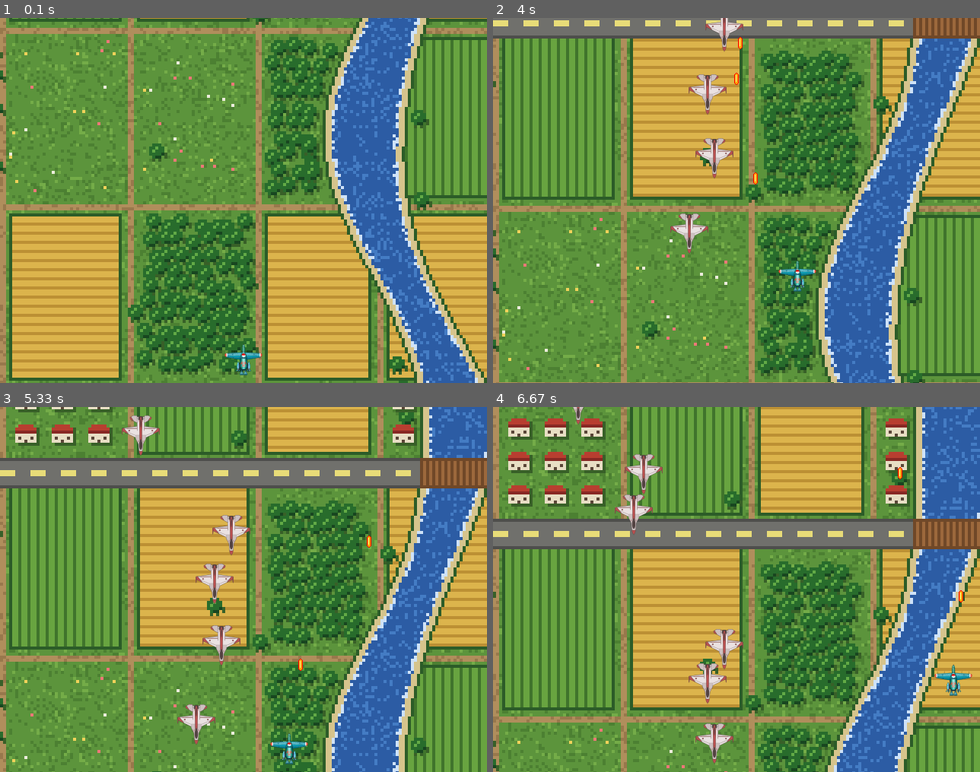
Above: before the commit, frames 1-4 (two rows, left to right).
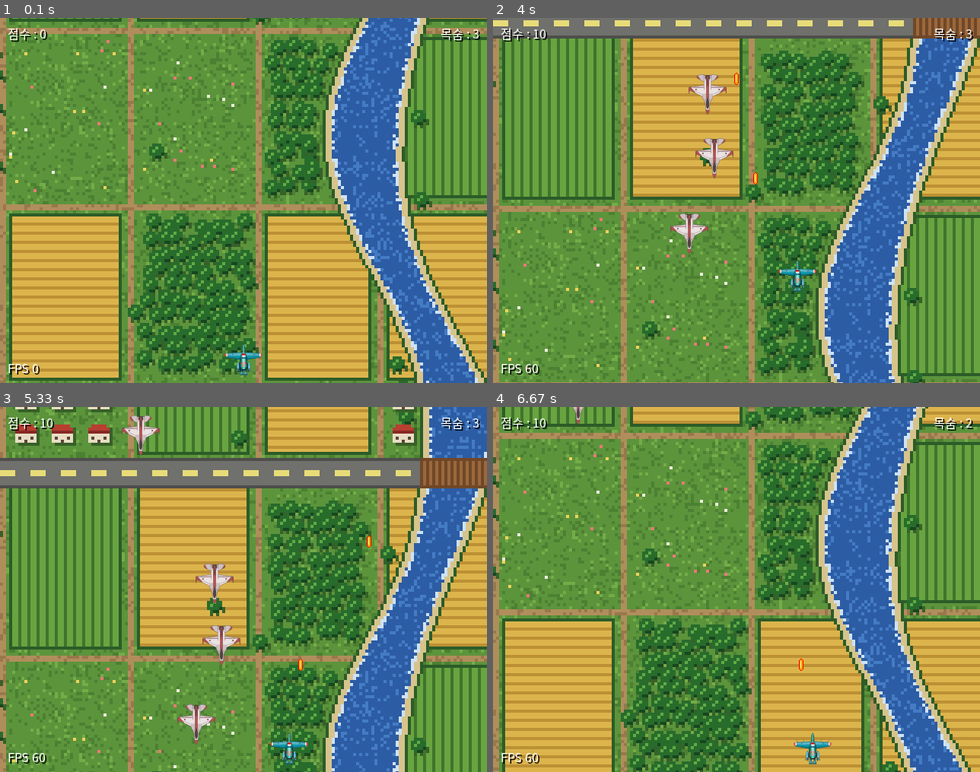
Above: after the commit, the same moments.

Repository: icesnake72/pygame
Game: pygame game, started from sky_defender.py
Same seed, same stepped clock (60 frames per second), same inputs: the game is played once before the commit and once after it.
Inputs:
- Up to frame 1 (0.1 s): no input
- Up to frame 2 (4 s): tap Space at 0.33, 0.73, 1.03, 1.23, 1.57, 1.87, 2.07, 2.37, 2.63, 2.97, 3.27, 3.4, 3.8 s; hold Right 0.67-1.13 s; hold Up 1.17-1.47 s; hold Right 1.5-1.97 s; hold Left 2-2.53 s; hold Down 2.57-2.87 s; hold Left 2.9-3.3 s; hold Up 3.33-3.7 s; hold Right from 3.73 s (still down)
- Up to frame 3 (5.33 s): tap Space at 4.1, 4.47, 4.87, 5.17 s; release Right at 4.37 s; hold Down 4.4-4.77 s; hold Left 4.8-5.27 s; hold Right from 5.3 s (still down)
- Up to frame 4 (6.67 s): tap Space at 5.37, 5.67, 5.87, 6.2, 6.5 s; release Right at 5.77 s; hold Up 5.8-6.1 s; hold Right 6.13-6.6 s; hold Left from 6.63 s (still down)

The runs differ from the first frame. In frame 1, 0.4% of the frame differs, in the area x 1-99%, y 2-98%; in frame 2, 0.7%; in frame 3, 0.8%; in frame 4, 80%, in the area x 0-100%, y 0-100%.

Commit message:
step-005, 충돌 점수 목숨 HUD

Diff:
--- a/sky_defender.py
+++ b/sky_defender.py
@@ -329,6 +329,11 @@
         self.enemy_img = load_image(ENEMY_FILE, fallback_color=(200, 40, 40), pointing_up=False)
         self.enemy_mask = pygame.mask.from_surface(self.enemy_img)
 
+        # M5
+        self.font = load_font(16)
+        self.font_big = load_font(50)
+
+
         # ── 스프라이트 그룹 ──
         # all_sprites : 업데이트/그리기용 전체 묶음
         # enemies/bullets : 충돌 판정용 분류
@@ -347,10 +352,33 @@
         pygame.time.set_timer(self.SPAWN_EVENT, SPAWN_INTERVAL_MS)   # M8 에서 삭제
 
         self.running = True
+        self.new_game()
 
     # ------------------------------------------------------------------
     # 게임 상태 관리
     # ------------------------------------------------------------------
+    def new_game(self) -> None:
+        """점수·목숨까지 전부 초기화 (처음 시작, R 재시작)"""
+        self.score = 0
+        self.life = START_LIFE
+        self.reset_round()
+
+    def reset_round(self) -> None:
+        """
+        목숨을 잃었을 때의 리셋: 적·총알 제거 + 위치 초기화.
+        점수와 목숨은 유지한다. (new_game 과 역할 분리)
+        """
+        # 그룹을 순회하면서 kill() 하면 순회 중 그룹이 변경되므로 list() 로 복사 후 처리
+        # kill() 은 스프라이트가 속한 "모든" 그룹(all_sprites 포함)에서 제거한다.
+        for sprite in list(self.enemies) + list(self.bullets):
+            sprite.kill()
+        self.player.reset_position()
+        self.background.reset()
+
+    def lose_life(self) -> None:
+        self.life -= 1
+        self.reset_round()
+
     def spawn_enemy(self) -> None:
         Enemy(self.enemy_img, self.enemy_mask, self.all_sprites, self.enemies)
 
@@ -386,6 +414,25 @@
         # 모든 스프라이트의 update() 를 호출 - 반드시 프레임당 1회
         # (2번 호출하면 모든 객체가 2배 속도로 움직인다)
         self.all_sprites.update()
+        self.check_collisions()
+
+    def check_collisions(self) -> None:
+        # 1) 총알 ↔ 적 : 먼저 처리해야 같은 프레임에 격추된 적이 "통과/충돌"로 잡히지 않음
+        #    groupcollide(A, B, A삭제여부, B삭제여부) → {총알: [맞은 적 목록]}
+        hits = pygame.sprite.groupcollide(self.bullets, self.enemies, True, True)
+        killed = sum(len(enemies) for enemies in hits.values())   # 한 총알이 여러 적을 맞춘 경우 포함
+        self.score += killed * SCORE_PER_KILL
+
+        # 2) 아군 ↔ 적 : collide_mask 로 실제 모양끼리 비교 (투명 모서리 스침은 무시)
+        #    spritecollideany 는 첫 충돌만 찾으면 바로 반환 → 리스트를 만드는 spritecollide 보다 가벼움
+        crashed = pygame.sprite.spritecollideany(
+            self.player, self.enemies, pygame.sprite.collide_mask) # pyright: ignore[reportArgumentType]
+
+        # 3) 적 하단 통과 : 디펜더 규칙 - 한 대라도 놓치면 실패
+        escaped = any(enemy.rect.top > SCREEN_HEIGHT for enemy in self.enemies)
+
+        if crashed or escaped:
+            self.lose_life()
 
     # ------------------------------------------------------------------
     # 그리기 (뒤에 있는 것부터: 배경 → 스프라이트 → UI)
@@ -393,11 +440,30 @@
     def draw(self) -> None:
         self.background.draw(self.screen)
         self.all_sprites.draw(self.screen)
+        self.draw_hud()
 
         # 메모리에 그린 화면을 실제 모니터에 한 번에 반영 (더블 버퍼링 → 깜빡임 방지)
         pygame.display.flip()
 
-
+    def draw_text(self, font: pygame.font.Font, text: str, color, **pos) -> None:
+        """
+        그림자 있는 텍스트 출력. 밝은 배경 위에서도 글자가 잘 보이게 한다.
+        pos 예) topleft=(10, 5), center=(320, 240)
+        """
+        shadow = font.render(text, True, BLACK)        # True = 안티앨리어싱(부드러운 글자)
+        label = font.render(text, True, color)
+        rect = label.get_rect(**pos)
+        self.screen.blit(shadow, rect.move(2, 2))
+        self.screen.blit(label, rect)
+
+    def draw_hud(self) -> None:
+        self.draw_text(self.font, f"점수 : {self.score}", WHITE, topleft=(10, 8))
+        self.draw_text(self.font, f"목숨 : {self.life}", WHITE,
+                       topright=(SCREEN_WIDTH - 10, 8))
+
+        # 실제 FPS 표시 (디버깅용) - 화면 왼쪽 아래
+        self.draw_text(self.font, f"FPS {self.clock.get_fps():.0f}", WHITE,
+                       bottomleft=(10, SCREEN_HEIGHT - 8))
 
 
 
